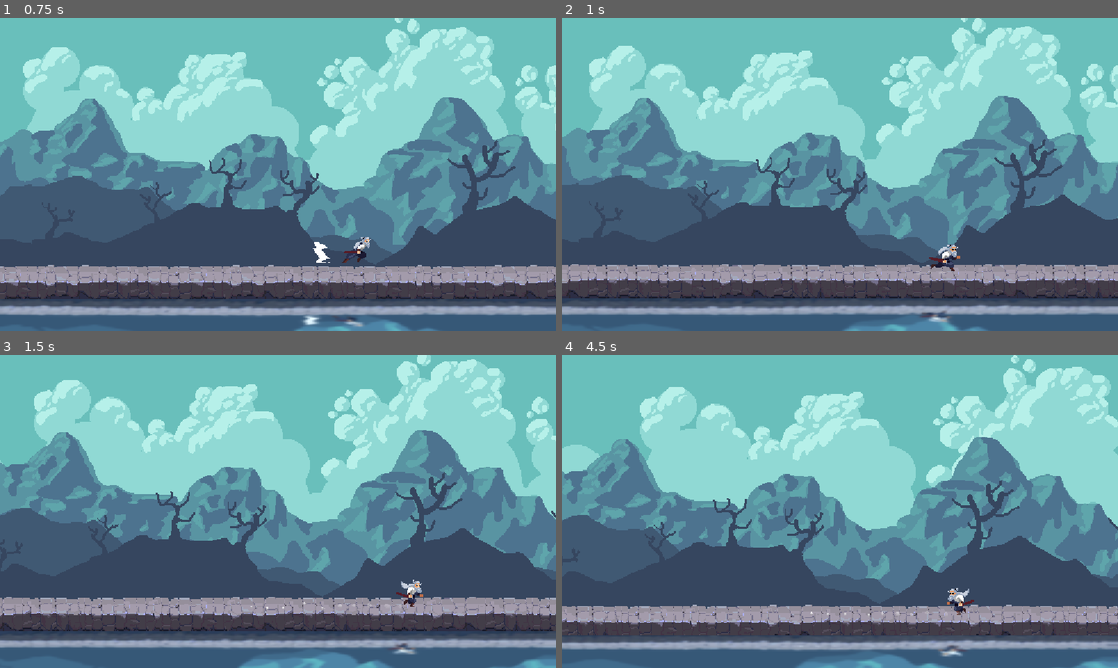
Above: before the commit, frames 1-4 (two rows, left to right).
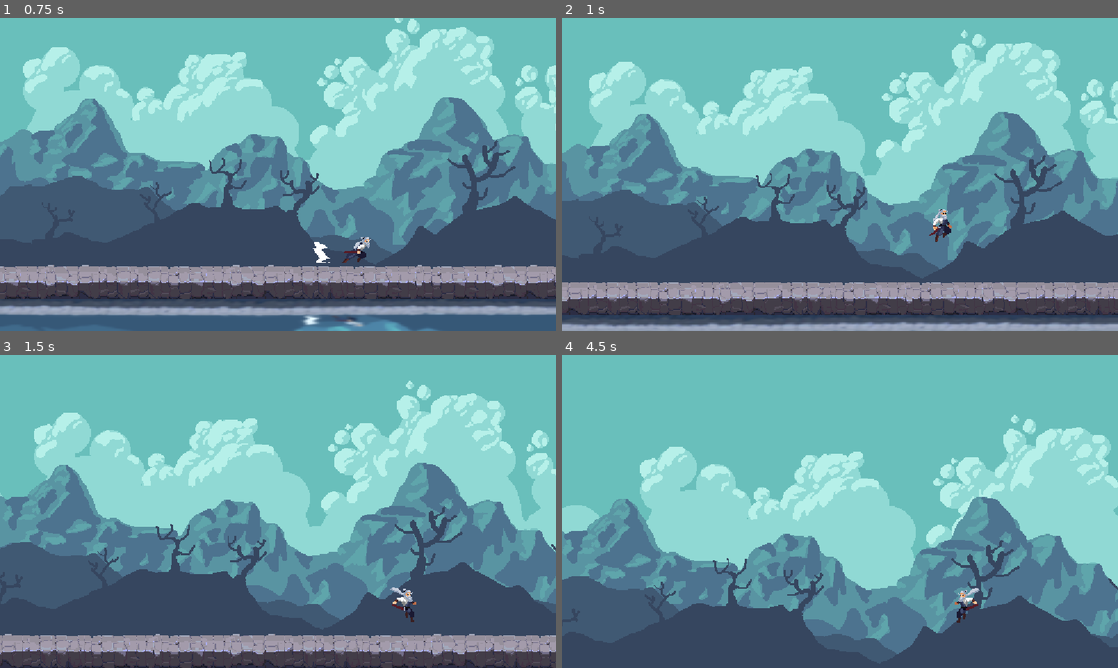
Above: after the commit, the same moments.

Repository: viziercantcode/2d-Platformer-RPG
Game: Godot game, scene res://Scenes/game.tscn
Two runs of this game, one before a commit and one after it. Both use one fixed random seed, a clock stepped at 60 frames per second and the inputs below.
Inputs:
- Up to frame 1 (0.75 s): tap Enter (ui_accept) at 0.5 s; hold Right (ui_right) from 0.53 s (still down); hold Shift from 0.53 s (still down)
- Up to frame 2 (1 s): keep holding Right (ui_right); keep holding Shift; tap Enter (ui_accept) at 0.77 s
- Up to frame 3 (1.5 s): keep holding Right (ui_right); release Shift at 1.28 s; tap Shift at 1.35 s
- Up to frame 4 (4.5 s): tap Enter (ui_accept) at 1.52, 3.02, 3.77 s; release Right (ui_right) at 2.03 s; hold Left (ui_left) 2.03-2.78 s; hold Shift 2.03-2.78 s; hold Right (ui_right) 2.78-4.28 s; tap Shift at 2.85, 4.35 s; hold Shift 3.53-4.28 s; hold Left (ui_left) from 4.28 s (still down)

Frame 1 is identical in both runs. In frame 2, 47% of the frame differs, in the area x 0-100%, y 0-100%; in frame 3, 58%; in frame 4, 65%.

Commit message:
Added double jump

Diff:
--- a/Scenes/player.tscn
+++ b/Scenes/player.tscn
@@ -242,13 +242,13 @@
 "duration": 1.0,
 "texture": SubResource("AtlasTexture_7ldla")
 }, {
-"duration": 1.0,
+"duration": 1.5,
 "texture": SubResource("AtlasTexture_r7t2e")
 }, {
-"duration": 1.0,
+"duration": 4.0,
 "texture": SubResource("AtlasTexture_e6mvm")
 }, {
-"duration": 1.0,
+"duration": 2.0,
 "texture": SubResource("AtlasTexture_57lvd")
 }, {
 "duration": 1.0,
--- a/Scripts/player.gd
+++ b/Scripts/player.gd
@@ -12,6 +12,7 @@
 
 # Jump mechanics
 const JUMP_FORCE = -400.0
+const DOUBLE_JUMP_FORCE = -300.0
 const MAX_FALL_SPEED = 400.0
 const GRAVITY = 1200.0
 
@@ -32,6 +33,7 @@
 var dash_timer: float = 0.0
 var dash_cooldown_timer: float = 0.0
 var dash_direction: float = 1.0
+var can_double_jump: bool = true
 
 func _physics_process(delta: float) -> void:
 	var is_moving = abs(velocity.x) > 10  # For dust particles
@@ -40,6 +42,7 @@
 	# Update timers
 	if on_ground:
 		coyote_timer = COYOTE_TIME
+		can_double_jump = true
 	else:
 		coyote_timer -= delta
 
@@ -77,6 +80,10 @@
 		if jump_buffer_timer > 0 and coyote_timer > 0:
 			velocity.y = JUMP_FORCE
 			coyote_timer = 0.0
+			jump_buffer_timer = 0.0
+		elif jump_buffer_timer > 0 and can_double_jump:
+			velocity.y = DOUBLE_JUMP_FORCE
+			can_double_jump = false
 			jump_buffer_timer = 0.0
 
 		# Handle horizontal movement
